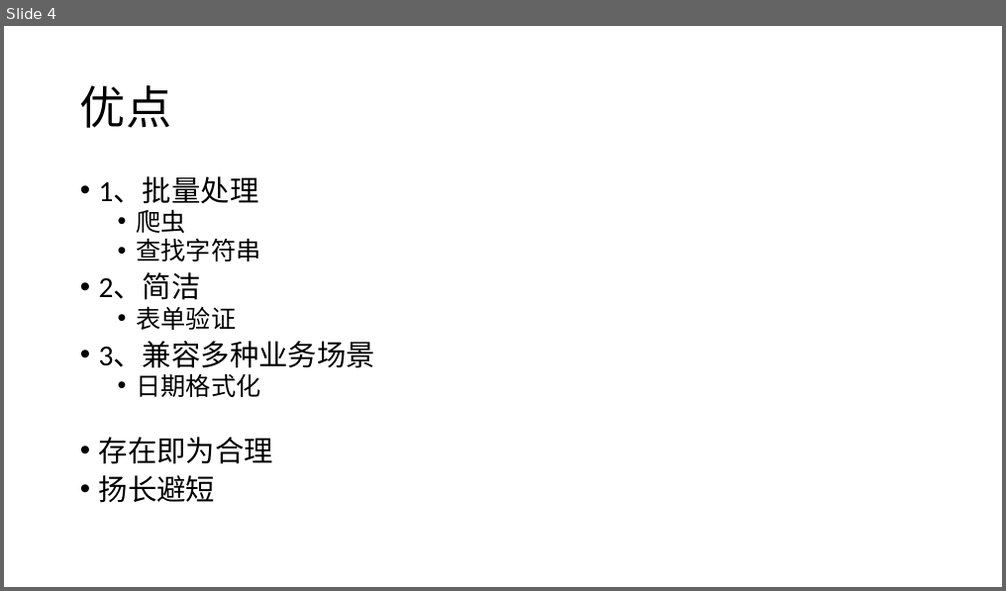
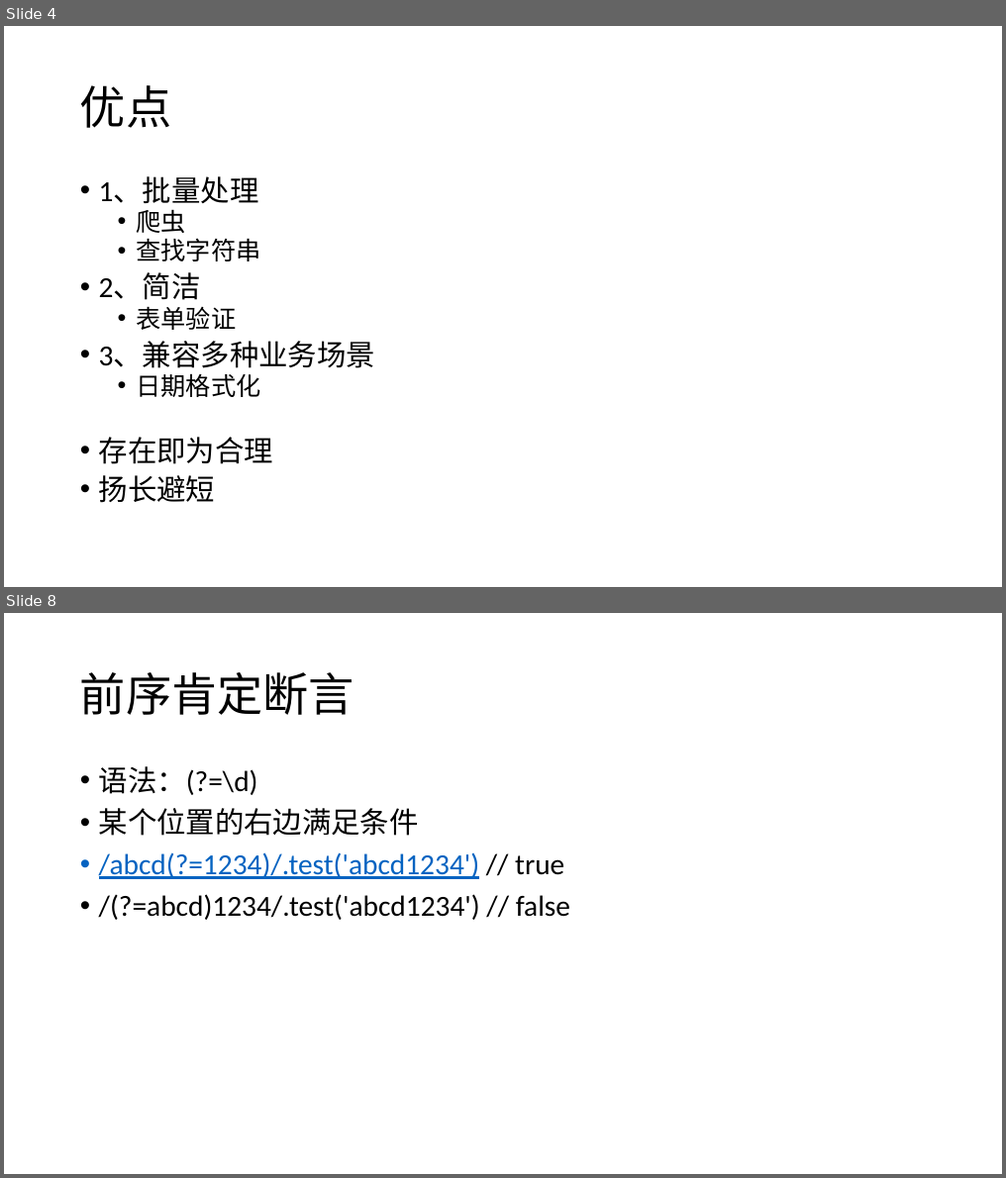
Before and after one commit to 382615666/note, a slide deck: 科普.pptx. Shown one above the other, each under a label of ours: slide 4 before the commit, slides 4 and 8 after it; the slides between them are not shown. The pictures are 1006x591 and 1006x1178 pixels, drawn with LibreOffice and Linux fonts; fonts in the diff are those of the drawing. Boxes give left, top, right and bottom in pixels: in the first picture for what was removed or moved away, otherwise in the second. Text is boxed around its words. In the diff, an @@ line names an element or a change of style, - is before the commit and + after.

```diff
--- a/科普.pptx
+++ b/科普.pptx
@@ slide 8 added at [4, 613, 1002, 1174], background #FFFFFF @@
@@ title added at [80, 672, 354, 715], 44 pt, text #000000 @@
+前序肯定断言
@@ text added at [99, 766, 570, 920], 28 pt, text #000000 @@
+• 语法：(?=\d)
+• 某个位置的右边满足条件
+• /abcd(?=1234)/.test('abcd1234') // true
+• /(?=abcd)1234/.test('abcd1234') // false
```
Also in this commit, not shown: 4 slides changed, 10 other slides added, 1 other file.
